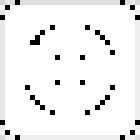
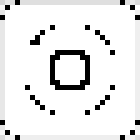
The second (140, 140) image is a revision of the first. Changes to its layers:
added layer "Layer 3" above "Invert 1" over [50, 50, 90, 90]
